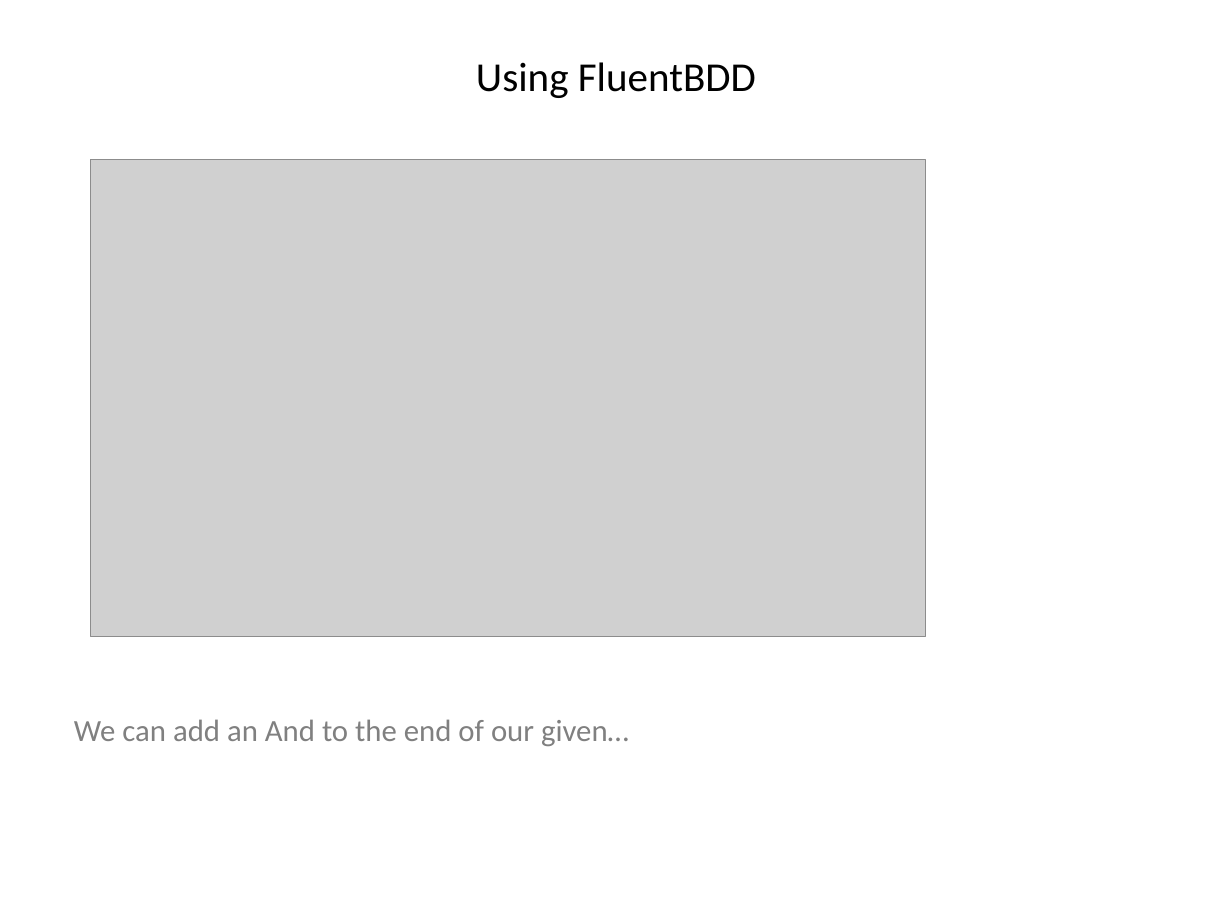
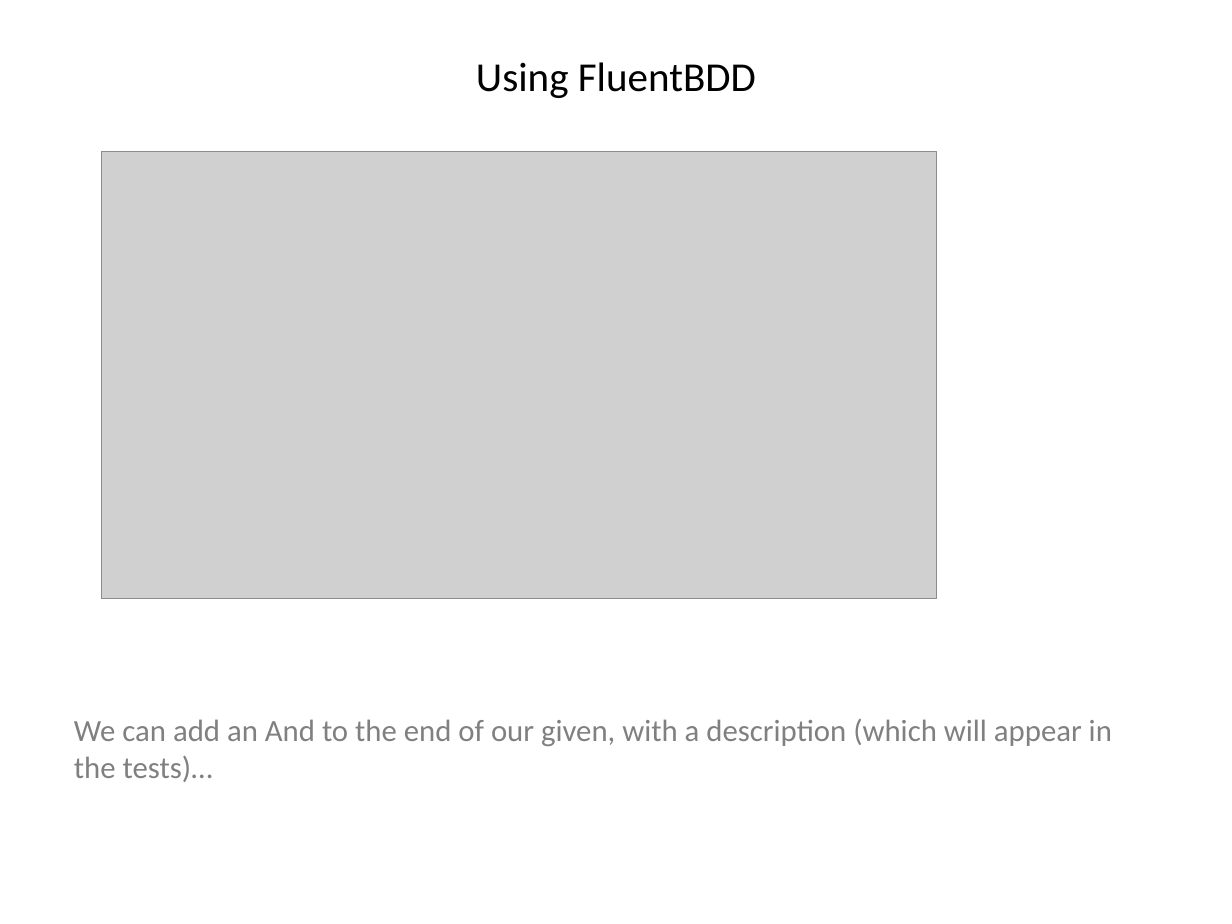
Before and after one commit to i-e-b/FluentBdd, a slide deck: slide 55 of FluentBDD/Fluent BDD.pptx (slide 48 before the commit). Drawn at 1232x924 pixels with LibreOffice and Linux fonts; fonts in the diff are those of the drawing; grey boxes stand for pictures. Boxes give left, top, right and bottom in pixels: in the first picture for what was removed or moved away, otherwise in the second. Text is boxed around its words. In the diff, an @@ line names an element or a change of style, - is before the commit and + after.

Commit message:
Outside-in tests (renamed Feature to Behaviour); Renaming 'With' to 'Given to better match normal BDD language; Split template/concrete concept, moving toward the idea of general proofs. Updated powerpoint slides.

```diff
--- a/FluentBDD/Fluent BDD.pptx
+++ b/FluentBDD/Fluent BDD.pptx
@@ picture: place and size @@
-picture at (91,160,926,637)
+picture at (102,152,938,599)
@@ text at (74,719,1112,782): text changed @@
-We can add an And to the end of our given…
+We can add an And to the end of our given, with a description (which will appear in the tests)…
```
Also in this commit, not shown: 69 other slides changed, 9 slides added, 16 slides removed, 25 other files.
